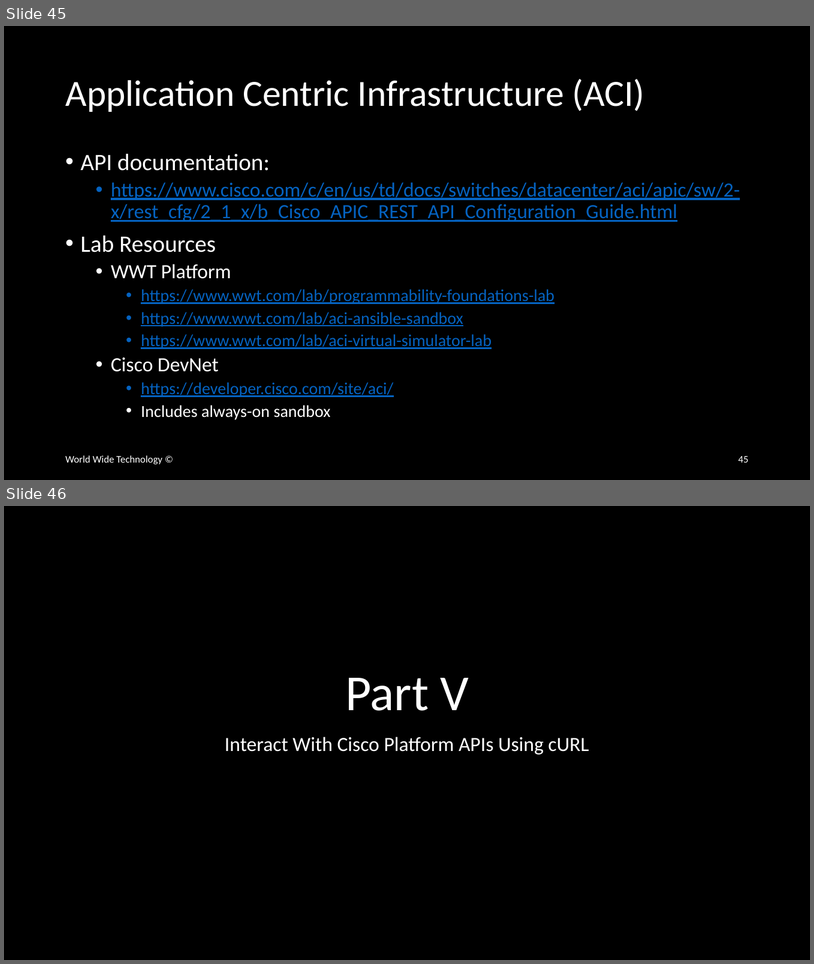
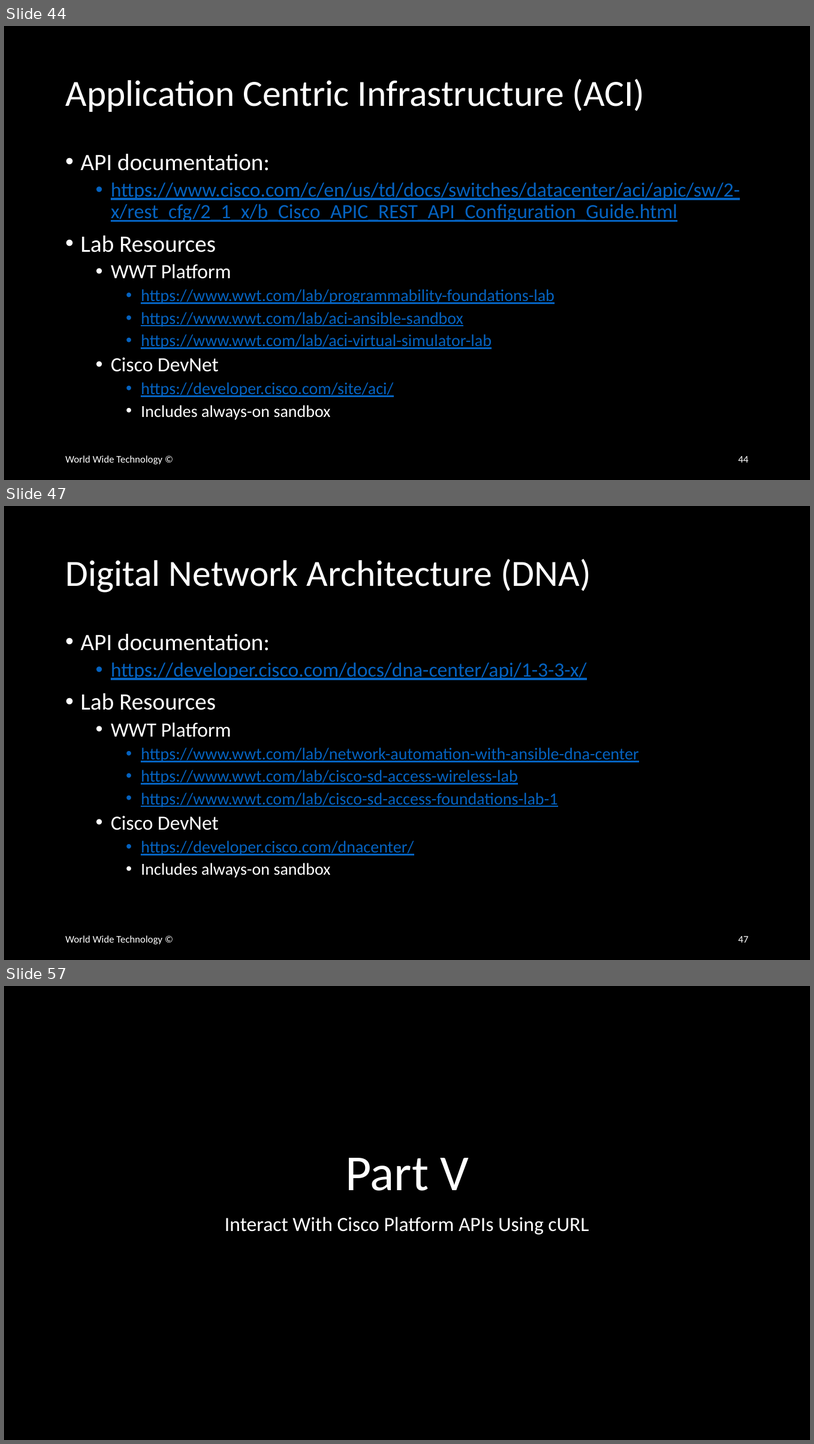
Before and after one commit to wwt/curl-requests-foundations, a slide deck: curl-requests-foundations.pptx. Shown one above the other, each under a label of ours: slides 45 and 46 before the commit, slides 44, 47 and 57 after it; the slides between them are not shown. The pictures are 814x964 and 814x1444 pixels, drawn with LibreOffice and Linux fonts; fonts in the diff are those of the drawing. Boxes give left, top, right and bottom in pixels: in the first picture for what was removed or moved away, otherwise in the second. Text is boxed around its words. In the diff, an @@ line names an element or a change of style, - is before the commit and + after.

Commit message:
Added DNAC, Meraki, Viptela, and Webex Teams slides to Platform Overview section

```diff
--- a/curl-requests-foundations.pptx
+++ b/curl-requests-foundations.pptx
@@ slide 47 added at box(4, 506, 810, 960), background #000000 @@
@@ title added at box(65, 559, 591, 592), 44 pt, text #FFFFFF @@
+Digital Network Architecture (DNA)
@@ text added at box(81, 633, 639, 877), 20 pt, text #0563C1, underline @@
+• API documentation:
+  • https://developer.cisco.com/docs/dna-center/api/1-3-3-x/
+• Lab Resources
+  • WWT Platform
+    • https://www.wwt.com/lab/network-automation-with-ansible-dna-center
+    • https://www.wwt.com/lab/cisco-sd-access-wireless-lab
+    • https://www.wwt.com/lab/cisco-sd-access-foundations-lab-1
+  • Cisco DevNet
+    • https://developer.cisco.com/dnacenter/
+    • Includes always-on sandbox
@@ text added at box(65, 935, 162, 944), 12 pt, text #FFFFFF @@
+World Wide Technology ©
@@ page number added at box(738, 936, 749, 942), 12 pt, text #FFFFFF @@
+47
@@ what was slide 45 is now slide 44 @@
@@ page number at box(738, 456, 749, 462): text changed @@
-45
+44
@@ what was slide 46 is now slide 57 @@
```
Also in this commit, not shown: 2 slides changed, 11 other slides added, 1 slide removed.
